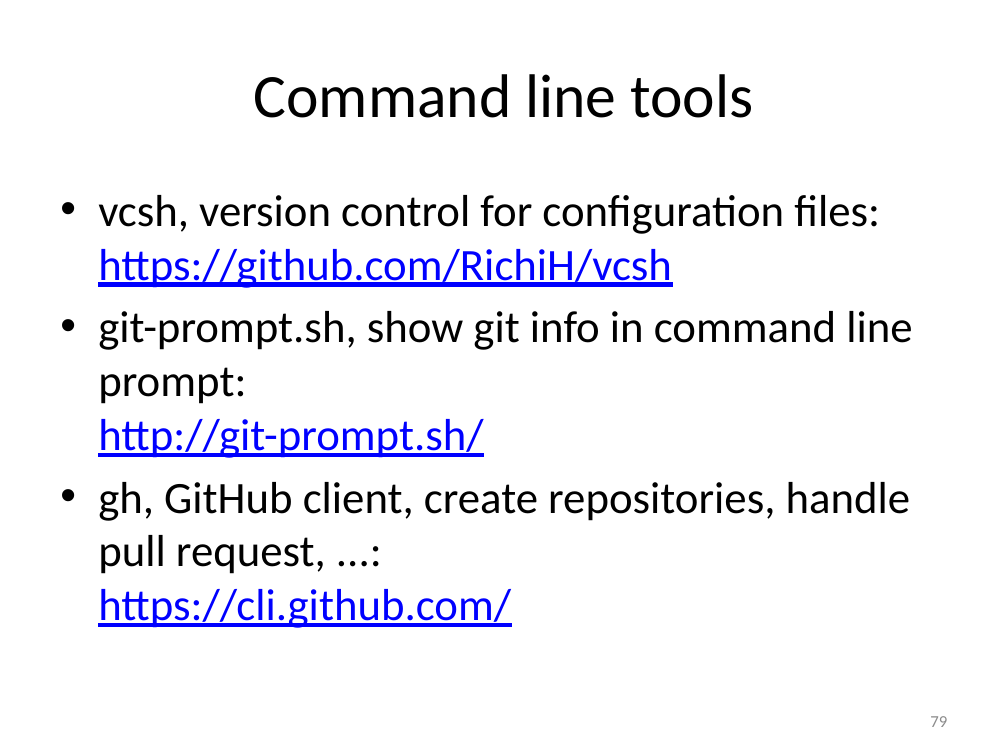
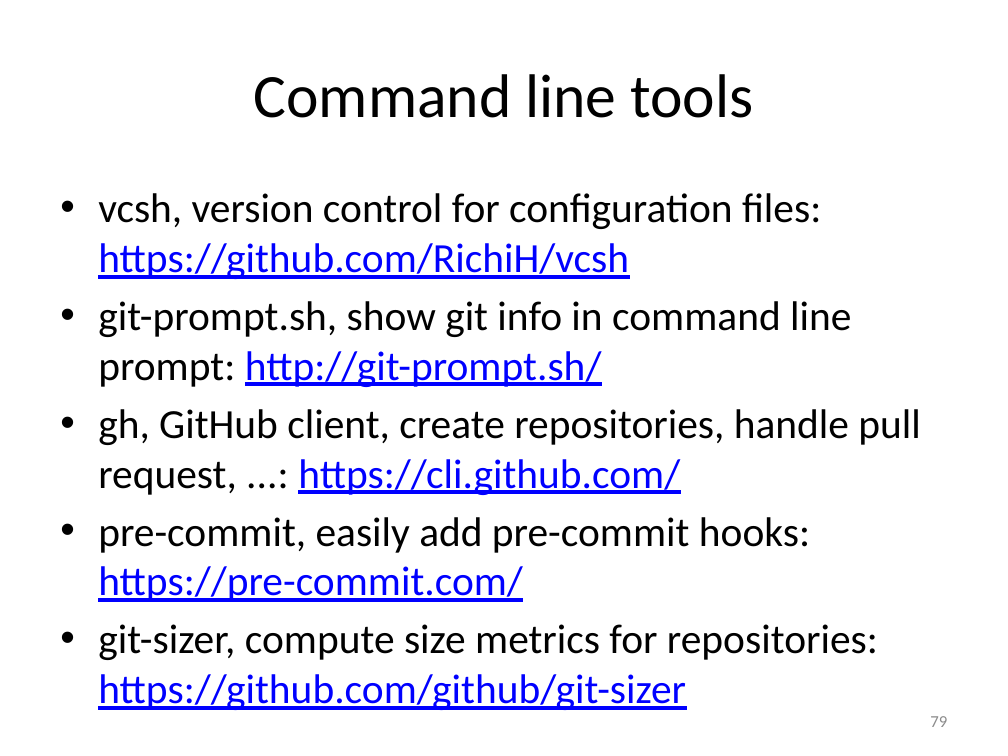
Before and after one commit to gjbex/Version-control-with-git, a slide deck: slide 79 of version_control_git.pptx. Drawn at 1008x756 pixels with LibreOffice and Linux fonts; fonts in the diff are those of the drawing. Boxes give left, top, right and bottom in pixels: in the first picture for what was removed or moved away, otherwise in the second. Text is boxed around its words. In the diff, an @@ line names an element or a change of style, - is before the commit and + after.

Commit message:
Add references to additional tools

```diff
--- a/version_control_git.pptx
+++ b/version_control_git.pptx
@@ text at (98, 193, 921, 495): size 32 to 29.6 pt in "vcsh, version control for configuration files: https://githu ...", "git-prompt.sh, show git info in command line ...", "gh, GitHub client, create repositories, handle pull ..." @@
@@ text at (98, 517, 878, 660): paragraphs added @@
+• pre-commit, easily add pre-commit hooks: https://pre-commit.com/
+• git-sizer, compute size metrics for repositories: https://github.com/github/git-sizer
```
Also in this commit, not shown: 1 other slide changed, 1 slide added.
